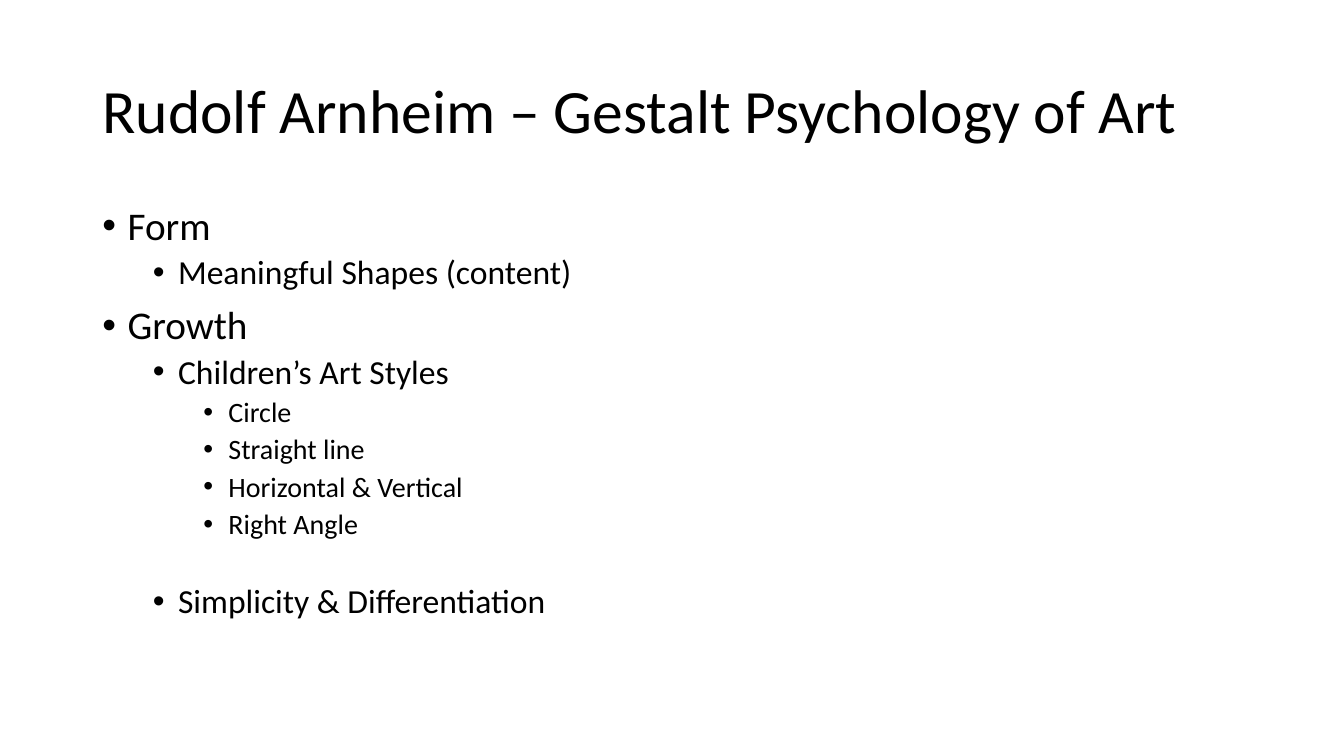
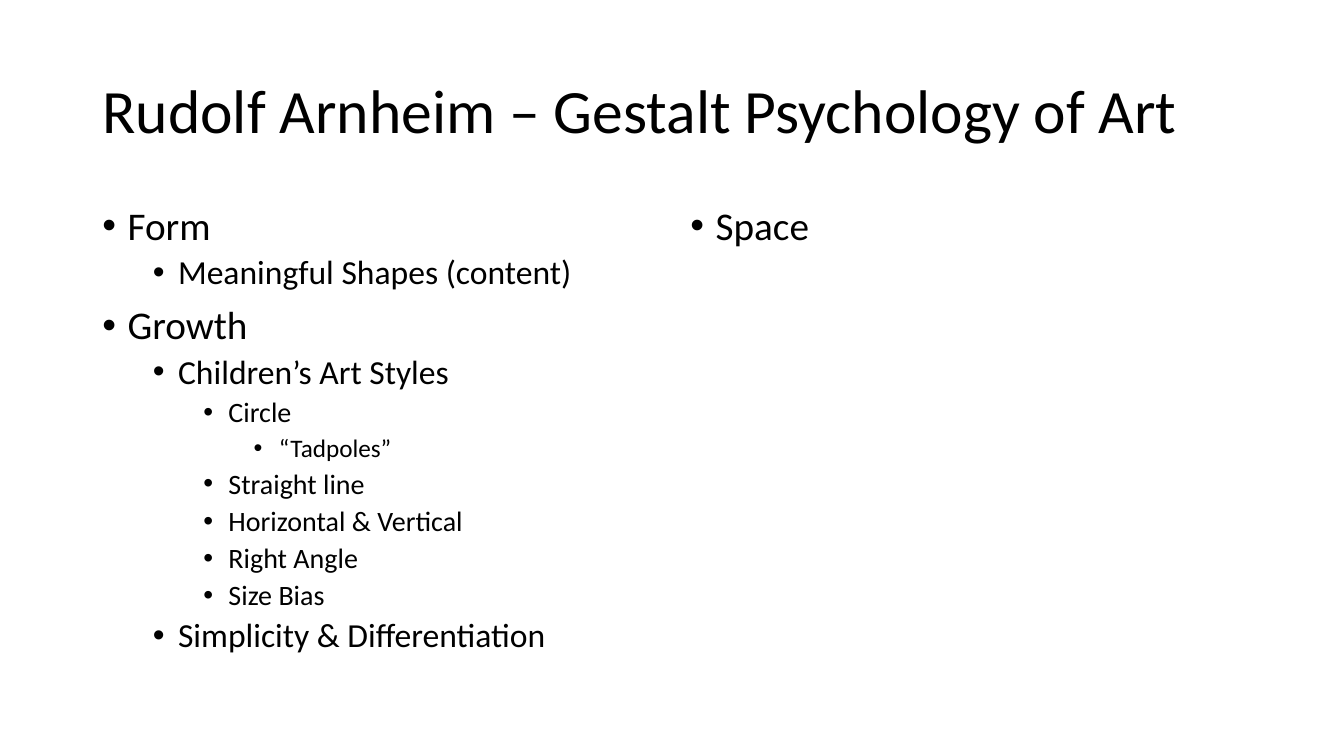
Before and after one commit to PatriciaXiao/Conclusion, a slide deck: slide 12 of Conclusion.pptx. Drawn at 1344x756 pixels with LibreOffice and Linux fonts; fonts in the diff are those of the drawing. Boxes give left, top, right and bottom in pixels: in the first picture for what was removed or moved away, otherwise in the second. Text is boxed around its words. In the diff, an @@ line names an element or a change of style, - is before the commit and + after.

Commit message:
11242015
Growth Done

```diff
--- a/Conclusion.pptx
+++ b/Conclusion.pptx
@@ text added at <box>716,214,809,247</box>, 28 pt, text #000000 @@
+• Space
@@ text at <box>279,439,391,461</box>: paragraph added @@
+      • “Tadpoles”
@@ text at <box>228,585,325,606</box>: paragraph added @@
+    • Size Bias
```
